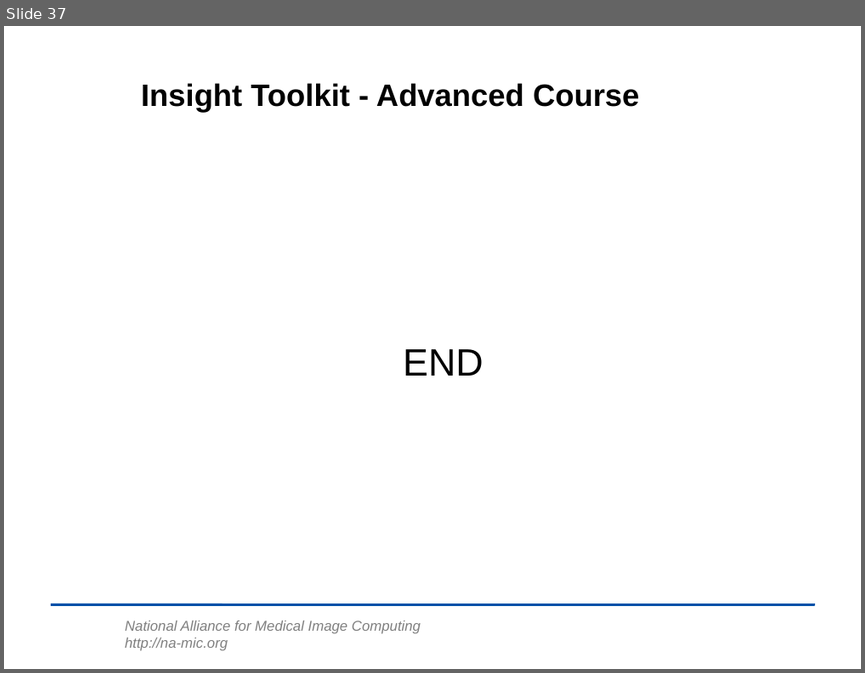
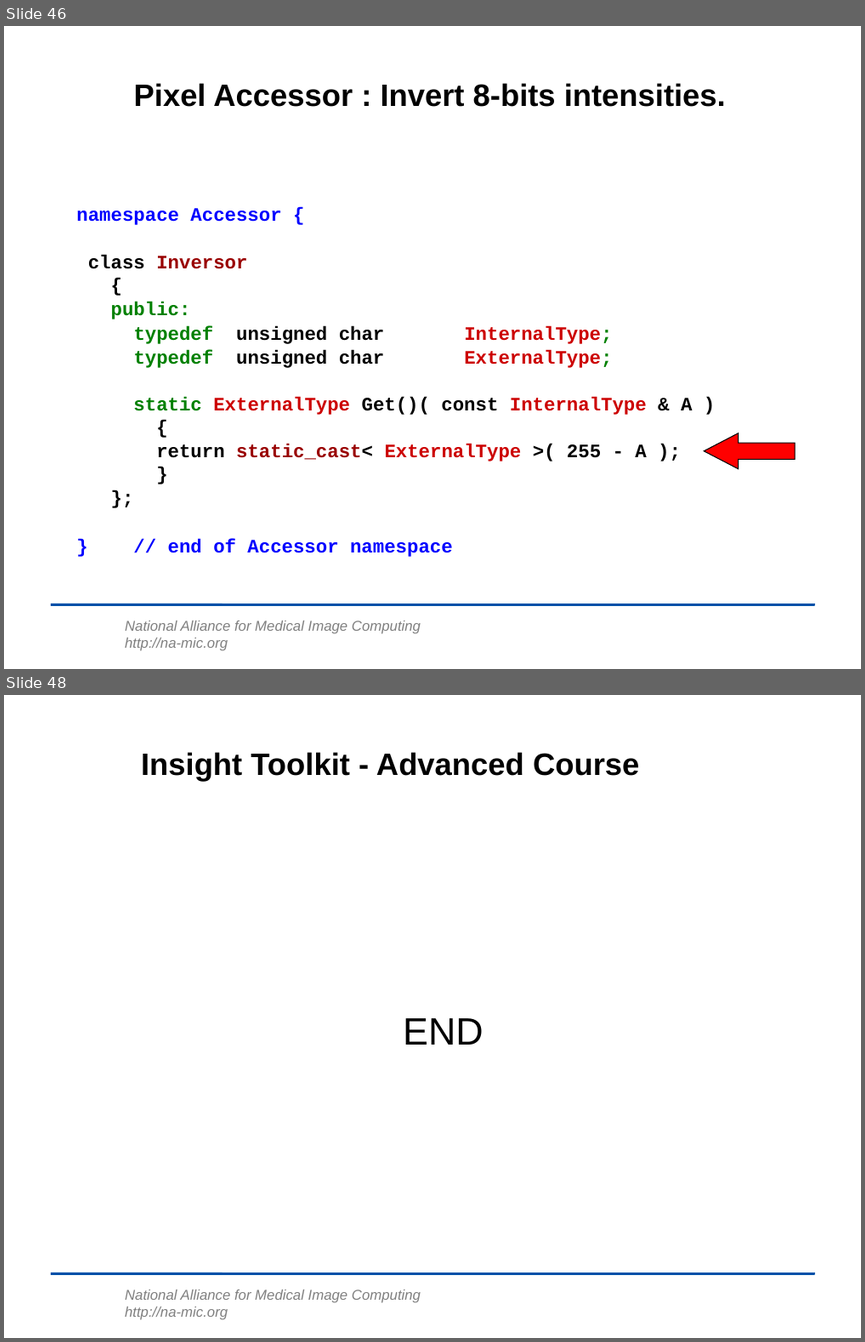
Before and after one commit to lheckemann/namic-sandbox, a slide deck: ITKAdvancedCourse/doc/presentations/Insight-DesignPatterns.ppt. Shown one above the other, each under a label of ours: slide 37 before the commit, slides 46 and 48 after it; the slides between them are not shown. The pictures are 865x673 and 865x1342 pixels, drawn with LibreOffice and Linux fonts; fonts in the diff are those of the drawing; background and template pictures are left out. Boxes give left, top, right and bottom in pixels: in the first picture for what was removed or moved away, otherwise in the second. Text is boxed around its words. In the diff, an @@ line names an element or a change of style, - is before the commit and + after.

```diff
--- a/ITKAdvancedCourse/doc/presentations/Insight-DesignPatterns.ppt
+++ b/ITKAdvancedCourse/doc/presentations/Insight-DesignPatterns.ppt
@@ slide 46 added at <box>4,26,861,669</box>, background #FFFFFF; not listed: 2 template elements that a slide beside it also shows @@
@@ title added at <box>134,83,726,107</box>, 26 pt, text #000000, bold @@
+Pixel Accessor : Invert 8-bits intensities.
@@ text added at <box>76,208,692,556</box>, 16 pt, text #000000, bold @@
+namespace Accessor {
+class Inversor
+{
+public:
+typedef unsigned char InternalType;
+typedef unsigned char ExternalType;
+static ExternalType Get()( const InternalType & A )
+{
+return static_cast< ExternalType >( 255 - A );
+}
+};
+} // end of Accessor namespace
@@ left arrow added at <box>704,433,794,469</box>, fill #FF0000, outline #000000 0.74 pt @@
@@ what was slide 37 is now slide 48 @@
```
Also in this commit, not shown: 3 slides changed, 10 other slides added.
